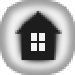
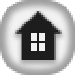
Comparing the layer stacks of the two 75x75 images. Changes:
pixels changed over (11, 8, 66, 68) (layer not identified)
